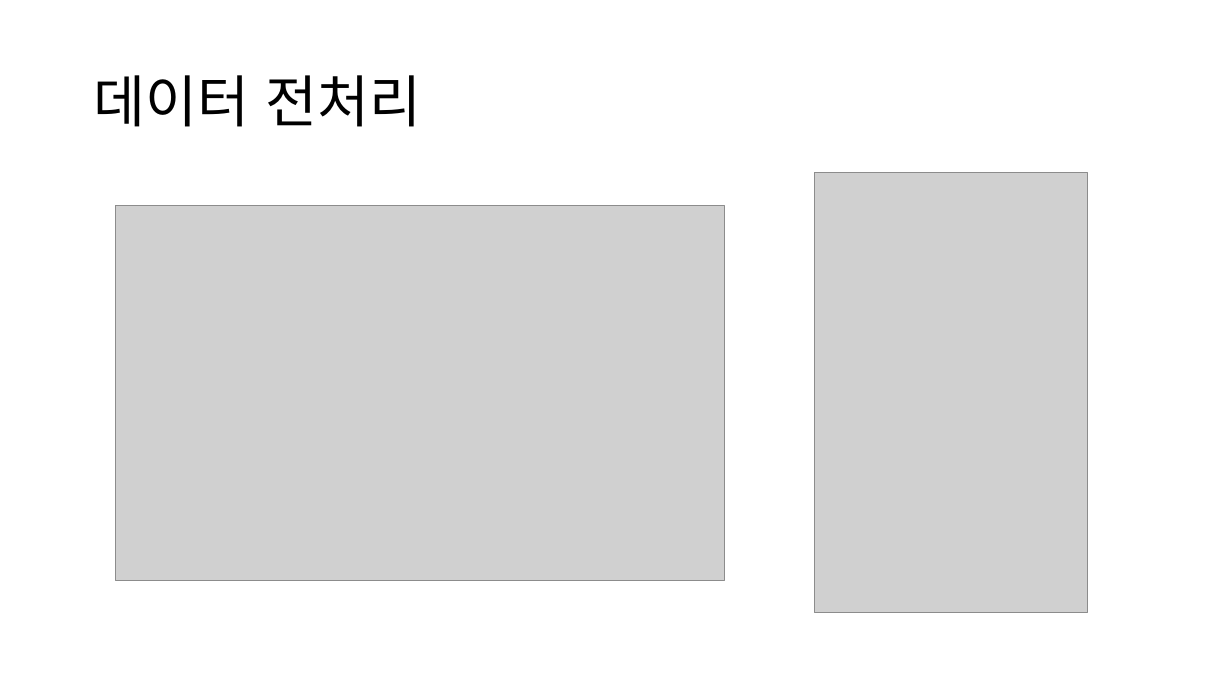
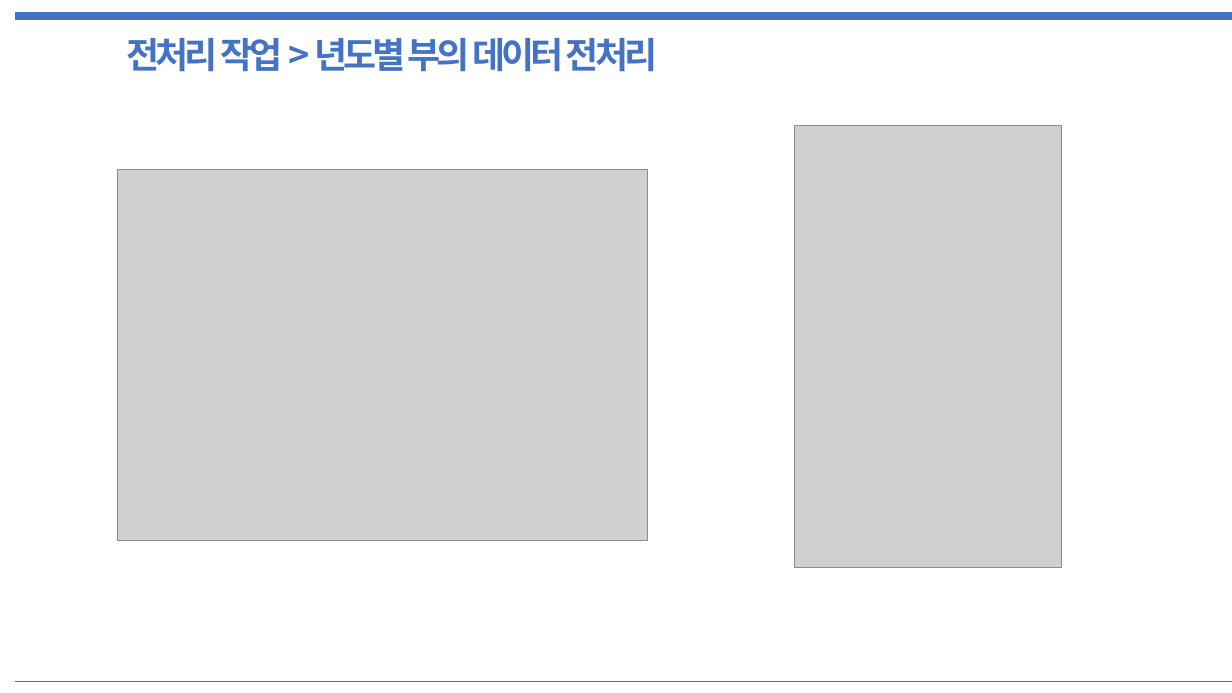
Before and after one commit to PaddingE/github_test, a slide deck: slide 8 of semi_project_data.pptx (slide 7 before the commit). Drawn at 1232x693 pixels with LibreOffice and Linux fonts; fonts in the diff are those of the drawing; grey boxes stand for pictures. Boxes give left, top, right and bottom in pixels: in the first picture for what was removed or moved away, otherwise in the second. Text is boxed around its words. In the diff, an @@ line names an element or a change of style, - is before the commit and + after.

```diff
--- a/semi_project_data.pptx
+++ b/semi_project_data.pptx
@@ line added from (15, 17) to (1232, 17), #4472C4 6 pt @@
@@ text added at box(127, 38, 657, 72), 28 pt, text #4472C4, bold @@
+전처리 작업 > 년도별 부의 데이터 전처리
@@ title removed at box(94, 75, 422, 127) @@
-데이터 전처리
@@ picture: place and size @@
-picture at box(815, 173, 1088, 613)
+picture at box(795, 126, 1062, 567)
@@ picture: place and size @@
-picture at box(116, 205, 725, 580)
+picture at box(117, 169, 647, 541)
@@ line added from (15, 681) to (1232, 681), #4472C4 0.25 pt @@
```
Also in this commit, not shown: 14 other slides changed, 5 slides added, 4 slides removed.
